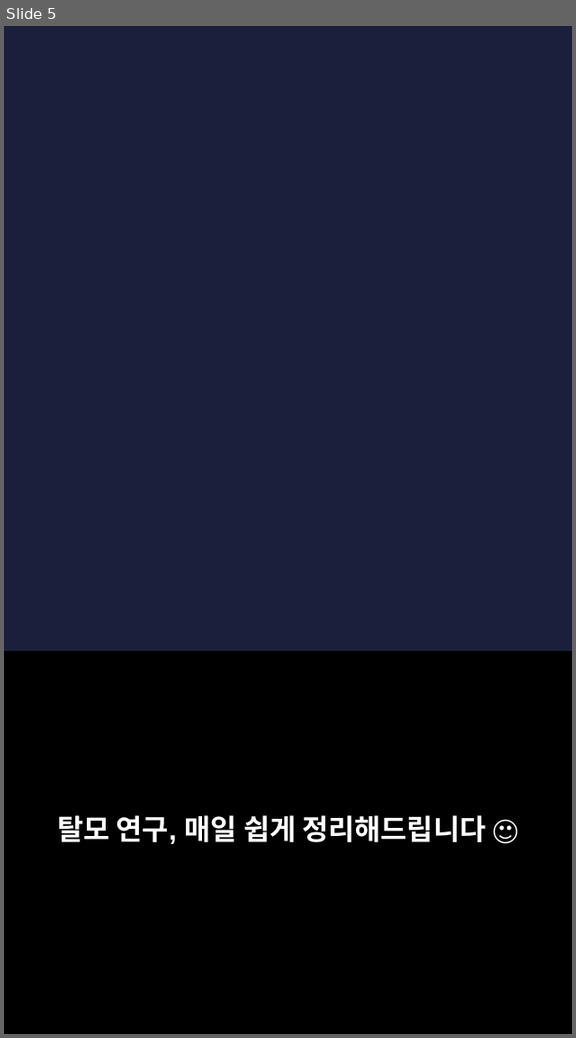
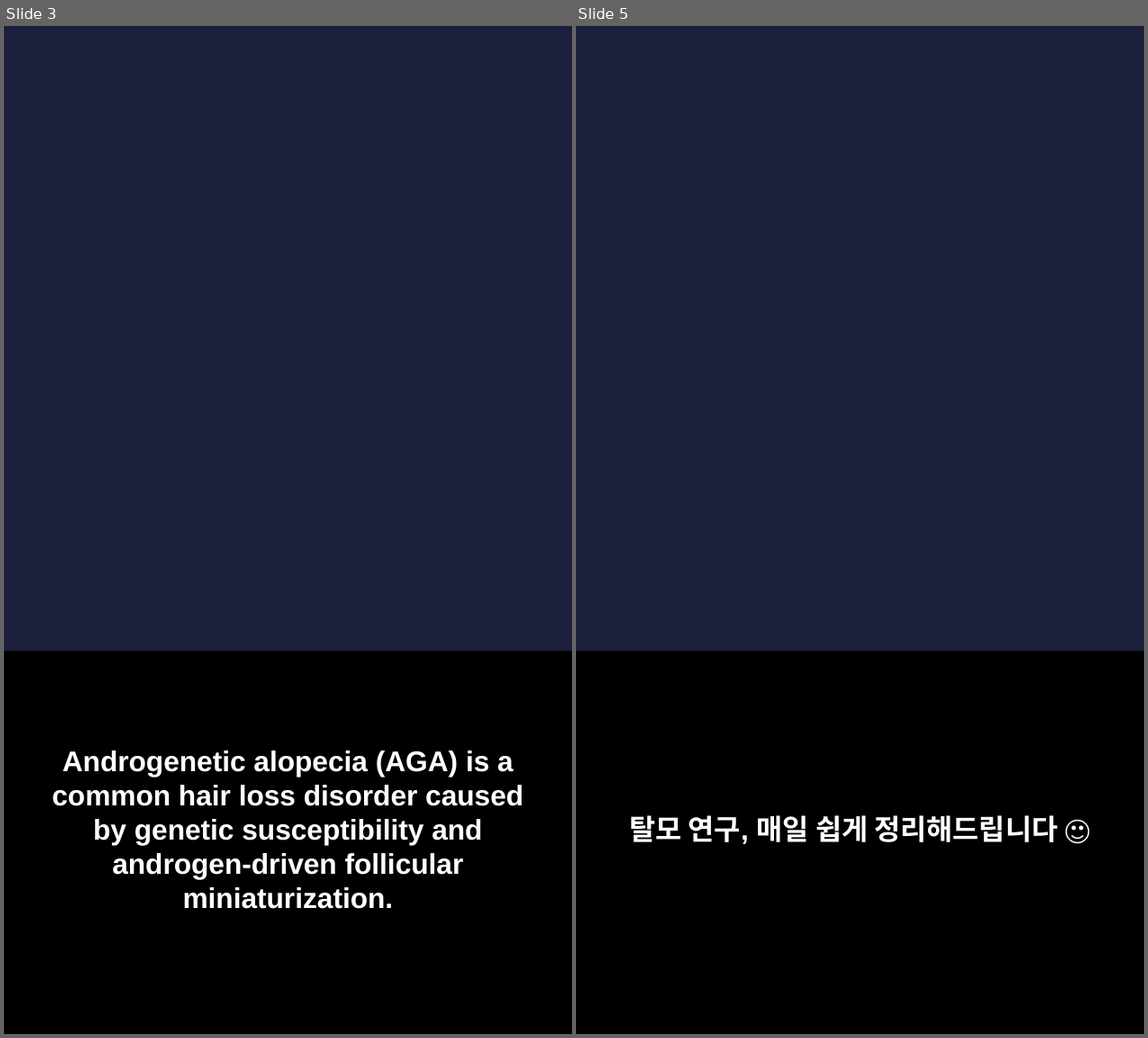
Before and after one commit to hyokang2010-BJ-ANTH/product-builder-test, a slide deck: pwa/data/latest/slides.pptx. Shown side by side, each under a label of ours: slide 5 before the commit, slides 3 and 5 after it; the slides between them are not shown. The pictures are 576x1038 and 1148x1038 pixels, drawn with LibreOffice and Linux fonts; fonts in the diff are those of the drawing; background and template pictures are left out. Boxes give left, top, right and bottom in pixels: in the first picture for what was removed or moved away, otherwise in the second. Text is boxed around its words. In the diff, an @@ line names an element or a change of style, - is before the commit and + after.

```diff
--- a/pwa/data/latest/slides.pptx
+++ b/pwa/data/latest/slides.pptx
@@ slide 3 added at bbox=[4, 26, 572, 1034], background picture (left out) @@
@@ rectangle added at bbox=[4, 652, 572, 1034], fill #000000 @@
@@ text added at bbox=[52, 750, 523, 909], 22 pt, text #FFFFFF, bold @@
+Androgenetic alopecia (AGA) is a common hair loss disorder caused by genetic susceptibility and androgen-driven follicular miniaturization.
```
Also in this commit, not shown: 2 slides changed, 4 other slides added, 4 slides removed, 26 other files.
